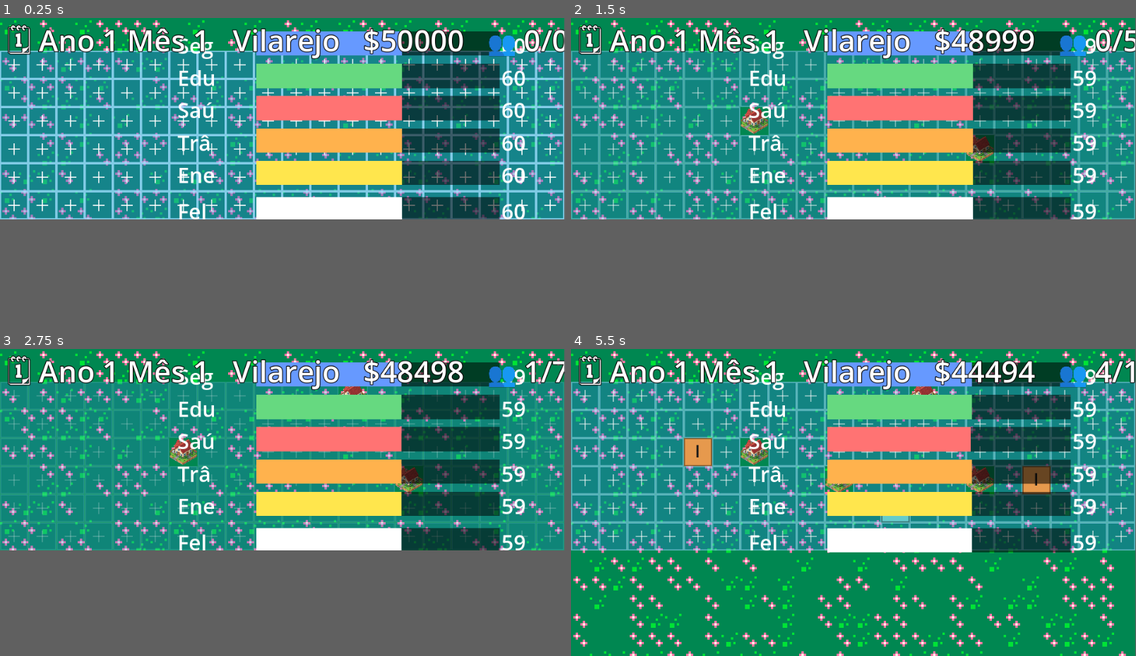
Above: before the commit, frames 1-4 (two rows, left to right).
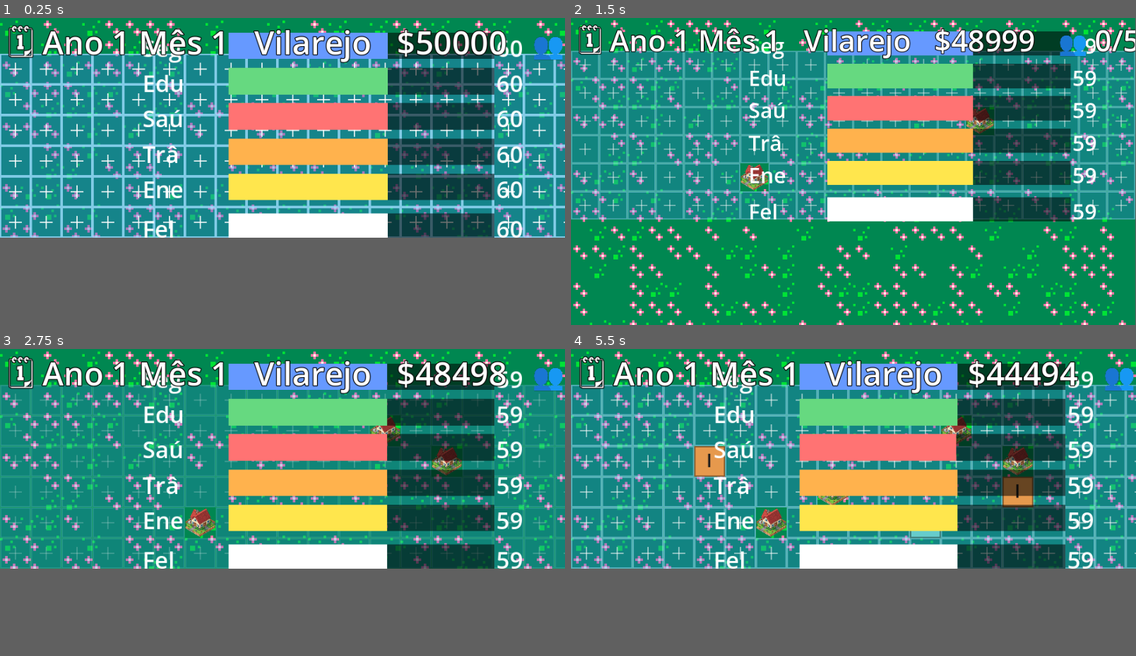
Above: after the commit, the same moments.

Repository: andrewsmedina/yourcity
Game: Godot game, scene res://scenes/main.tscn
The game is run twice, just before and just after one commit, with the same random seed, the same clock (stepped at 60 frames per second) and the same inputs.
Inputs (mouse positions are in pixels of both pictures, inside the frame that each line leads up to):
- Up to frame 1 (0.25 s): no input
- Up to frame 2 (1.5 s): tap Enter at 0.5 s; move the mouse to (977, 110) at 0.52 s; tap T at 0.6 s; click (977, 110) at 0.67 s; tap Space at 0.77 s; drag from (740, 128) to (825, 159) at 1.27 s
- Up to frame 3 (2.75 s): move the mouse to (339, 404) at 2.02 s; tap 1 at 2.1 s; click (339, 404) at 2.17 s; tap T at 2.3 s
- Up to frame 4 (5.5 s): drag from (825, 490) to (684, 419) at 2.77 s; move the mouse to (1023, 481) at 3.52 s; tap 3 at 3.6 s; click (1023, 481) at 3.67 s; tap Space at 3.77 s; tap T at 3.8, 5.3 s; drag from (684, 419) to (768, 398) at 4.27 s; move the mouse to (881, 450) at 5.02 s; tap 5 at 5.1 s; click (881, 450) at 5.17 s
In our replay, in frame 1 the window is 799x286 before the commit and 800x312 after it. These sizes can differ from the game's own. Grey fills any space a smaller window leaves; there, only what the larger window draws over its background counts as a difference.

The runs differ from the first frame. In frame 1, 44% of the frame differs, in the area x 0-100%, y 0-72%; in frame 2, 6.0%; in frame 3, 37%; in frame 4, 49%, in the area x 0-100%, y 0-100%.

Commit message:
Default to a normal window; T toggles taskbar mode
Add a window mode in Settings (persisted), defaulting to a normal bordered,
movable, not-always-on-top window centered on screen — much easier for
development than the docked borderless bar. Press T to switch to/from the
taskbar (docked, always-on-top) mode. Docking/resize are no-ops in normal mode.

Co-Authored-By: Claude Opus 4.8 (1M context) <noreply@anthropic.com>

Diff:
--- a/scripts/main.gd
+++ b/scripts/main.gd
@@ -37,5 +37,7 @@
 		Settings.bump(-0.1)  # - diminui a fonte/UI
 	elif keycode == KEY_C:
 		City.sim.indicators[CitySim.Indicator.SECURITY] = 10.0
+	elif keycode == KEY_T:
+		WindowManager.toggle_mode()  # alterna janela normal <-> taskbar
 	elif keycode == KEY_R:
 		City.reset()
--- a/scripts/settings.gd
+++ b/scripts/settings.gd
@@ -10,6 +10,7 @@
 const MAX := 3.0
 
 var ui_scale := 2.3  # default already enlarged (~10 "+" presses)
+var taskbar_mode := false  # false = normal window (default); true = docked taskbar
 
 func _ready() -> void:
 	load_settings()
@@ -22,7 +23,7 @@
 func save_settings() -> void:
 	var f := FileAccess.open(PATH, FileAccess.WRITE)
 	if f:
-		f.store_string(JSON.stringify({"ui_scale": ui_scale}))
+		f.store_string(JSON.stringify({"ui_scale": ui_scale, "taskbar_mode": taskbar_mode}))
 		f.close()
 
 func load_settings() -> void:
@@ -33,5 +34,9 @@
 		return
 	var data = JSON.parse_string(f.get_as_text())
 	f.close()
-	if typeof(data) == TYPE_DICTIONARY and data.has("ui_scale"):
+	if typeof(data) != TYPE_DICTIONARY:
+		return
+	if data.has("ui_scale"):
 		ui_scale = clampf(float(data["ui_scale"]), MIN, MAX)
+	if data.has("taskbar_mode"):
+		taskbar_mode = bool(data["taskbar_mode"])
--- a/scripts/window_manager.gd
+++ b/scripts/window_manager.gd
@@ -19,14 +19,39 @@
 var _expanded := false
 
 func _ready() -> void:
+	apply_mode()
+
+## Apply the current window mode: normal movable window (default) or the docked
+## always-on-top taskbar bar.
+func apply_mode() -> void:
 	var window := get_window()
-	window.borderless = true
-	window.always_on_top = true
-	redock()
+	if Settings.taskbar_mode:
+		window.borderless = true
+		window.always_on_top = true
+		redock()
+	else:
+		window.borderless = false
+		window.always_on_top = false
+		_center_normal_window()
 
-## Pin the window full-width to the bottom edge of the screen it is on,
-## at the current idle/expanded height.
+## Toggle between normal and taskbar modes (T key) and remember the choice.
+func toggle_mode() -> void:
+	Settings.taskbar_mode = not Settings.taskbar_mode
+	Settings.save_settings()
+	apply_mode()
+
+func _center_normal_window() -> void:
+	var window := get_window()
+	var rect := DisplayServer.screen_get_usable_rect(window.current_screen)
+	if rect.size.x <= 0:
+		return
+	window.size = Vector2i(mini(rect.size.x - 80, 2800), HEIGHT_IDLE)
+	window.position = rect.position + (rect.size - window.size) / 2
+
+## Pin the window full-width to the bottom edge (taskbar mode only).
 func redock() -> void:
+	if not Settings.taskbar_mode:
+		return
 	var window := get_window()
 	var rect := DisplayServer.screen_get_usable_rect(window.current_screen)
 	if rect.size.x <= 0:
@@ -36,8 +61,8 @@
 	window.position = Vector2i(rect.position.x, rect.end.y - height)
 
 func set_expanded(expanded: bool) -> void:
-	if expanded == _expanded:
-		return
+	if expanded == _expanded or not Settings.taskbar_mode:
+		return  # only the docked taskbar resizes
 	_expanded = expanded
 	redock()
 
